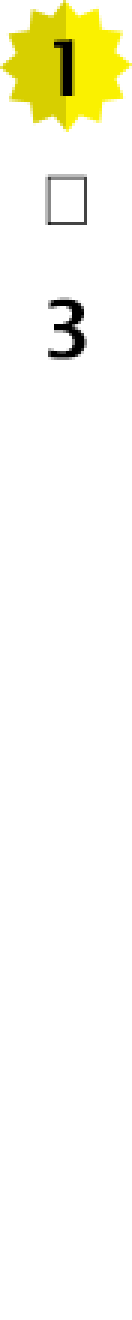
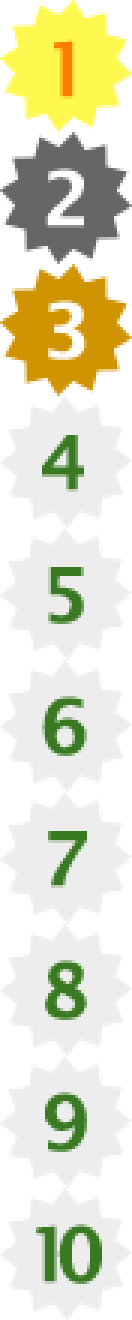
Layered file, before and after one edit (132×1320). Changes by layer:
removed group "1" (1st of 2) (2 layers) over (0, 0, 132, 132)
added group "[txt]" with 10 layers above "28度" over (36, 39, 102, 1284)
moved "4" (1st of 2, in "[txt]") into group "[txt]", painted on it over (42, 432, 87, 492)
removed group "6" (1st of 2) (1 layers) over (42, 693, 87, 756)
moved "6" (1st of 2, in "[txt]") into group "[txt]", painted on it over (42, 693, 87, 756)
removed group "8" (1st of 2) (1 layers) over (45, 957, 87, 1020)
removed group "9" (1st of 2) (1 layers) over (42, 1089, 87, 1152)
moved "9" (1st of 2, in "[txt]") into group "[txt]", painted on it over (42, 1089, 87, 1152)
removed group "10" (1st of 2) (1 layers) over (30, 1221, 105, 1284)
moved "10" (1st of 2, in "[txt]") into group "[txt]", painted on it over (30, 1221, 105, 1284)
added group "8度" with 3 layers above "6度" over (0, 0, 132, 396)
added layer "1" (12th of 16, in "8度") in group "8度" over (0, 0, 132, 132)
added layer "2" (12th of 16, in "8度") in group "8度" over (0, 132, 132, 264)
added layer "3" (12th of 16, in "8度") in group "8度" over (0, 264, 132, 396)
renamed "多角形 1" to "1", moved it into group "0度", painted on it over (0, 0, 132, 132)
added group "[4～10]" with 7 layers over (0, 396, 132, 1320)
added layer "4" (2nd of 2, in "[4～10]") in group "[4～10]" over (0, 396, 132, 528)
added layer "5" (2nd of 2, in "[4～10]") in group "[4～10]" over (0, 528, 132, 660)
added layer "6" (2nd of 2, in "[4～10]") in group "[4～10]" over (0, 660, 132, 792)
added layer "7" (2nd of 2, in "[4～10]") in group "[4～10]" over (0, 792, 132, 924)
added layer "8" (2nd of 2, in "[4～10]") in group "[4～10]" over (0, 924, 132, 1056)
added layer "9" (2nd of 2, in "[4～10]") in group "[4～10]" over (0, 1056, 132, 1188)
added layer "10" (2nd of 2, in "[4～10]") in group "[4～10]" over (0, 1188, 132, 1320)
…and 11 more changes (6 painted, 5 removed, 1 renamed, 6 stack)
